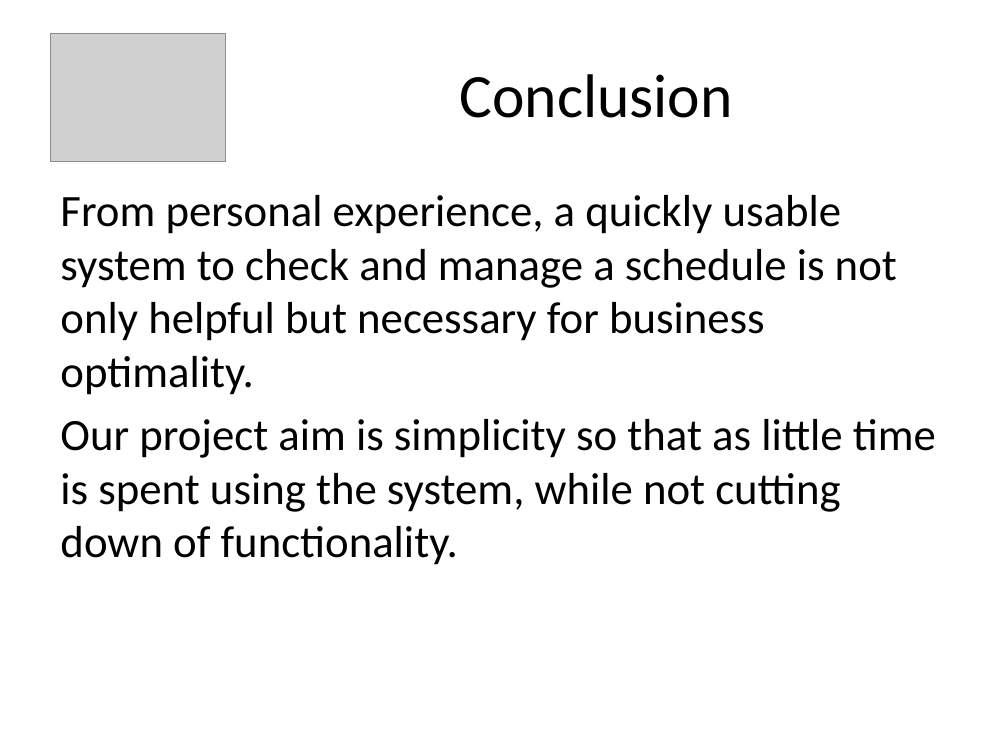
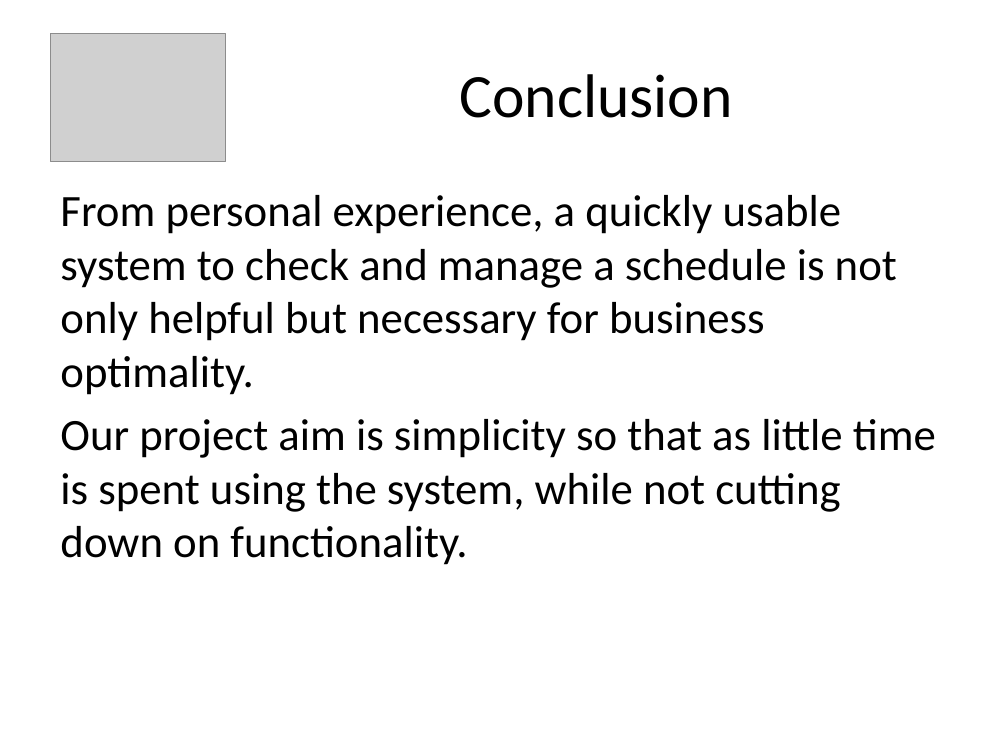
Before and after one commit to Assisting/shift-swap, a slide deck: slide 10 of Agile Tech.pptx. Drawn at 1008x756 pixels with LibreOffice and Linux fonts; fonts in the diff are those of the drawing; grey boxes stand for pictures. Boxes give left, top, right and bottom in pixels: in the first picture for what was removed or moved away, otherwise in the second. Text is boxed around its words. In the diff, an @@ line names an element or a change of style, - is before the commit and + after.

```diff
--- a/Agile Tech.pptx
+++ b/Agile Tech.pptx
@@ text at [60, 419, 936, 565]: text changed @@
-Our project aim is simplicity so that as little time is spent using the system, while not cutting down of functionality.
+Our project aim is simplicity so that as little time is spent using the system, while not cutting down on functionality.
```
Also in this commit, not shown: 1 other slide changed.
